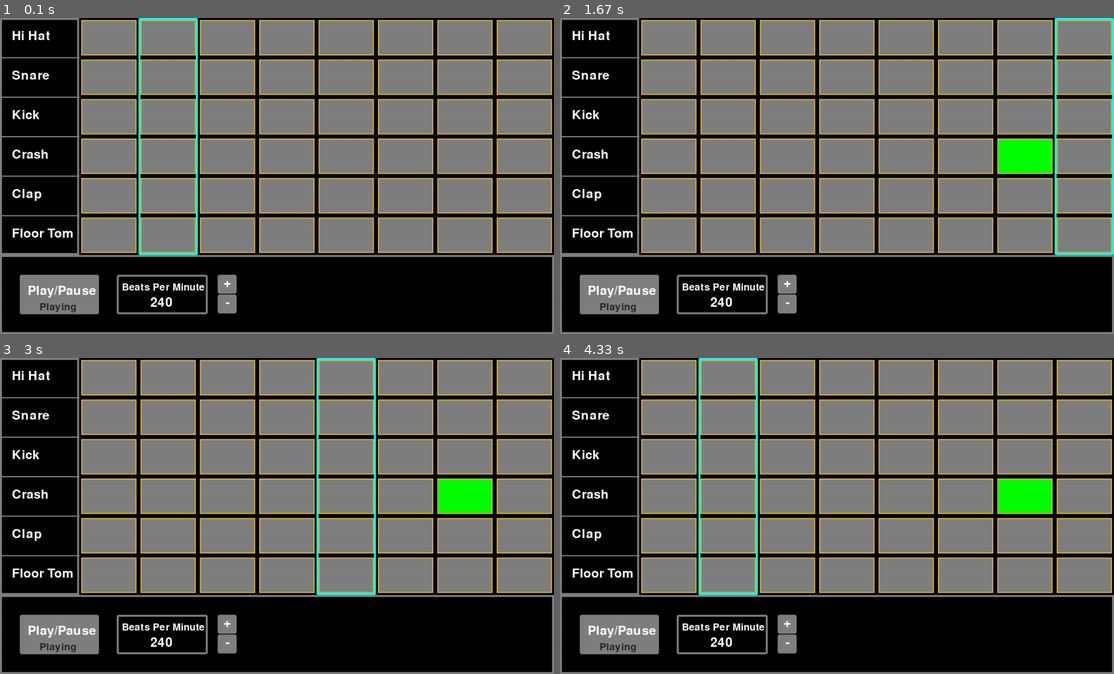
Above: before the commit, frames 1-4 (two rows, left to right).
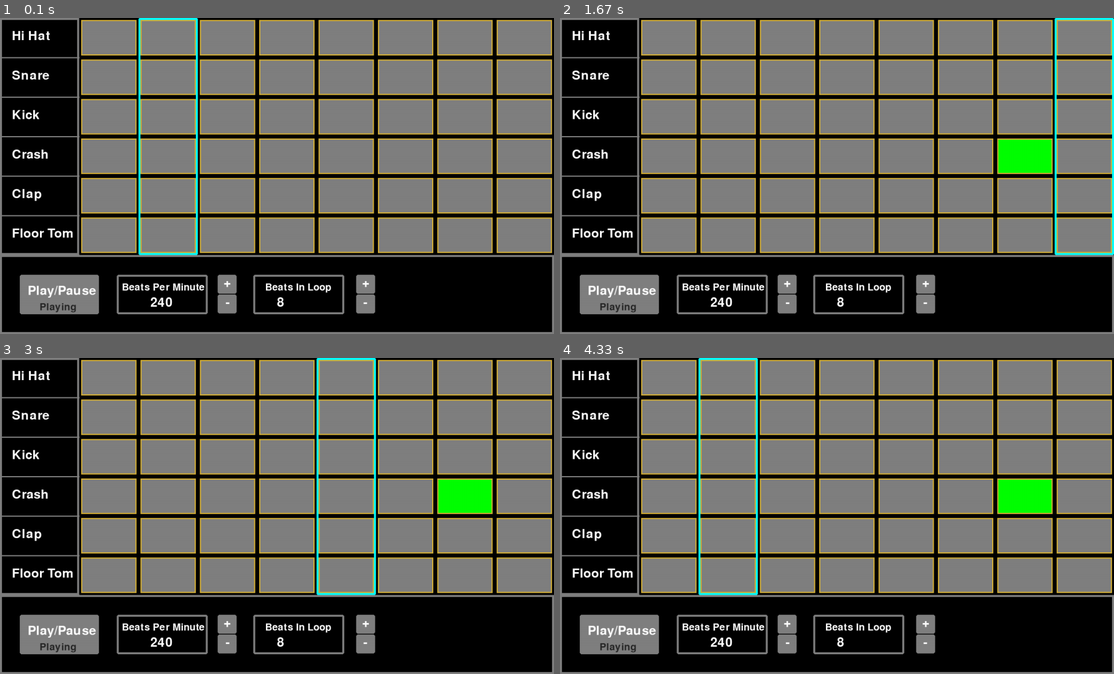
Above: after the commit, the same moments.

Repository: rickfitch/BeatMaster_Pygames
Game: pygame game, started from main.py
The game is run twice, just before and just after one commit, with the same random seed, the same clock (stepped at 60 frames per second) and the same inputs.
Inputs (mouse positions are in pixels of both pictures, inside the frame that each line leads up to):
- Up to frame 1 (0.1 s): no input
- Up to frame 2 (1.67 s): press the mouse at (1025, 157) at 0.37 s; move the mouse to (848, 141) at 0.47 s; release the mouse at (665, 128) at 0.6 s
- Up to frame 3 (3 s): no input
- Up to frame 4 (4.33 s): no input

The runs differ from the first frame. In frame 1, 1.0% of the frame differs, in the area x 45-68%, y 81-94%; in frame 2, 1.0%; in frame 3, 1.0%; in frame 4, 1.0%.

Commit message:
sounds added. lower menu now has play pause and tempo.

Diff:
--- a/main.py
+++ b/main.py
@@ -132,6 +132,19 @@
     bpm_sub_text = label_font.render("-", True, white)
     screen.blit(bpm_sub_text, (570, HEIGHT - 95))
 
+    # beats stuff
+    beats_rect = pygame.draw.rect(screen, gray, [640, HEIGHT - 150, 230, 100], 5, 5)
+    beats_text = medium_font.render("Beats In Loop", True, white)
+    screen.blit(beats_text, (670, HEIGHT - 130))
+    beats_text2 = label_font.render(f'{beats}', True, white)
+    screen.blit(beats_text2, (700, HEIGHT - 95))
+    beats_add_rect = pygame.draw.rect(screen, gray, [900, HEIGHT - 150, 48, 48], 0, 5)
+    beats_add_text = label_font.render("+", True, white)
+    screen.blit(bpm_add_text, (915, HEIGHT - 145))
+    beats_sub_rect = pygame.draw.rect(screen, gray, [900, HEIGHT - 100, 48, 48], 0, 5)
+    bpm_sub_text = label_font.render("-", True, white)
+    screen.blit(bpm_sub_text, (918, HEIGHT - 95))
+
     if beat_changed:
         play_notes()
         beat_changed = False
